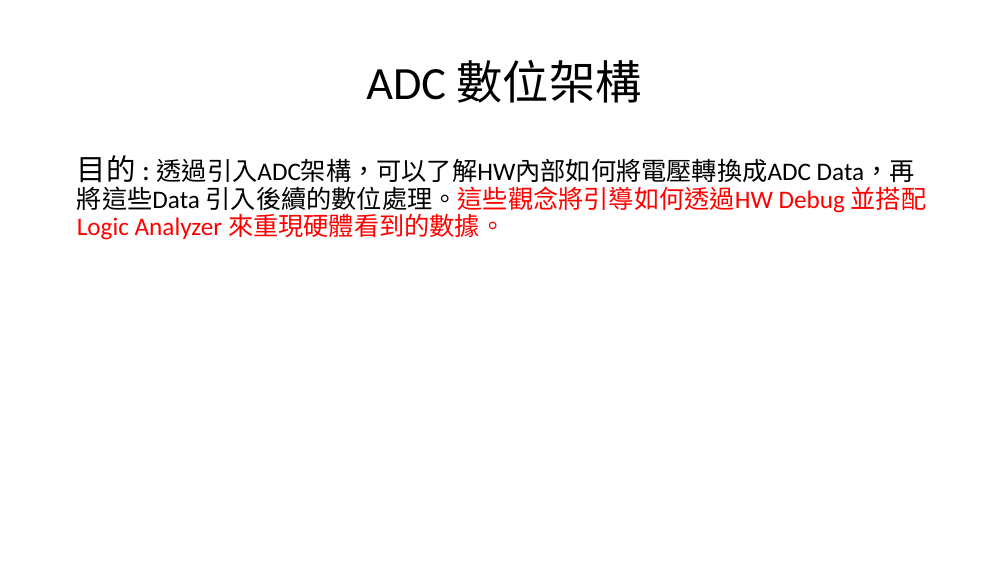
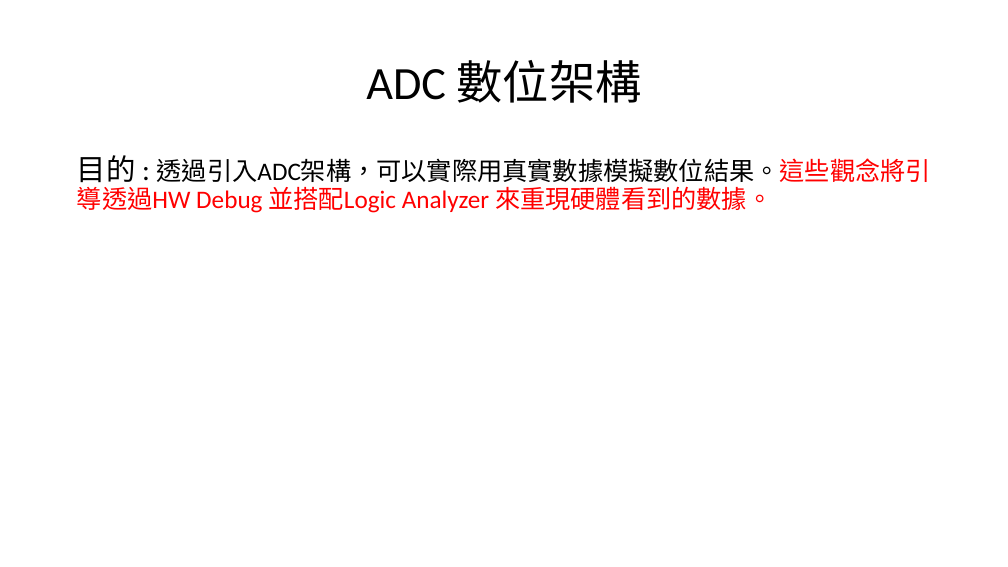
Before and after one commit to a0910281835/Summrary_PDF, a slide deck: slide 3 of Project_Summary_pdf/Project_Summary.pptx (slide 10 before the commit). Drawn at 1008x567 pixels with LibreOffice and Linux fonts; fonts in the diff are those of the drawing. Boxes give left, top, right and bottom in pixels: in the first picture for what was removed or moved away, otherwise in the second. Text is boxed around its words. In the diff, an @@ line names an element or a change of style, - is before the commit and + after.

```diff
--- a/Project_Summary_pdf/Project_Summary.pptx
+++ b/Project_Summary_pdf/Project_Summary.pptx
@@ text at (77,155,931,213): text changed; text colour #000000 to #FF0000 @@
-目的 : 透過引入ADC架構，可以了解HW內部如何將電壓轉換成ADC Data，再將這些Data 引入後續的數位處理。這些觀念將引導如何透過HW Debug 並搭配Logic Analyzer 來重現硬體看到的數據。
+目的 : 透過引入ADC架構，可以實際用真實數據模擬數位結果。這些觀念將引導透過HW Debug 並搭配Logic Analyzer 來重現硬體看到的數據。
```
Also in this commit, not shown: 3 other slides changed, 8 slides added, 1 slide removed.
